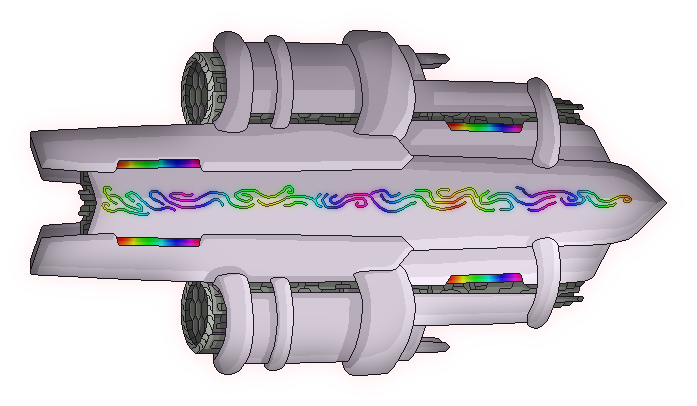
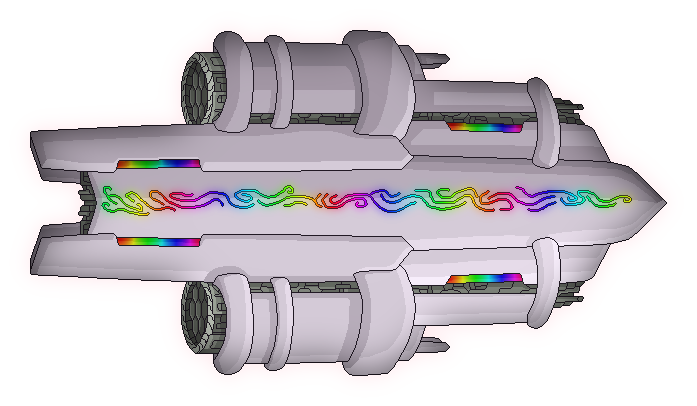
Before/after of a (697, 406) layered artwork. What changed in the layer stack:
painted on "glow" over left=94, top=177, right=640, bottom=225
painted on "pattern" over left=102, top=186, right=631, bottom=215
